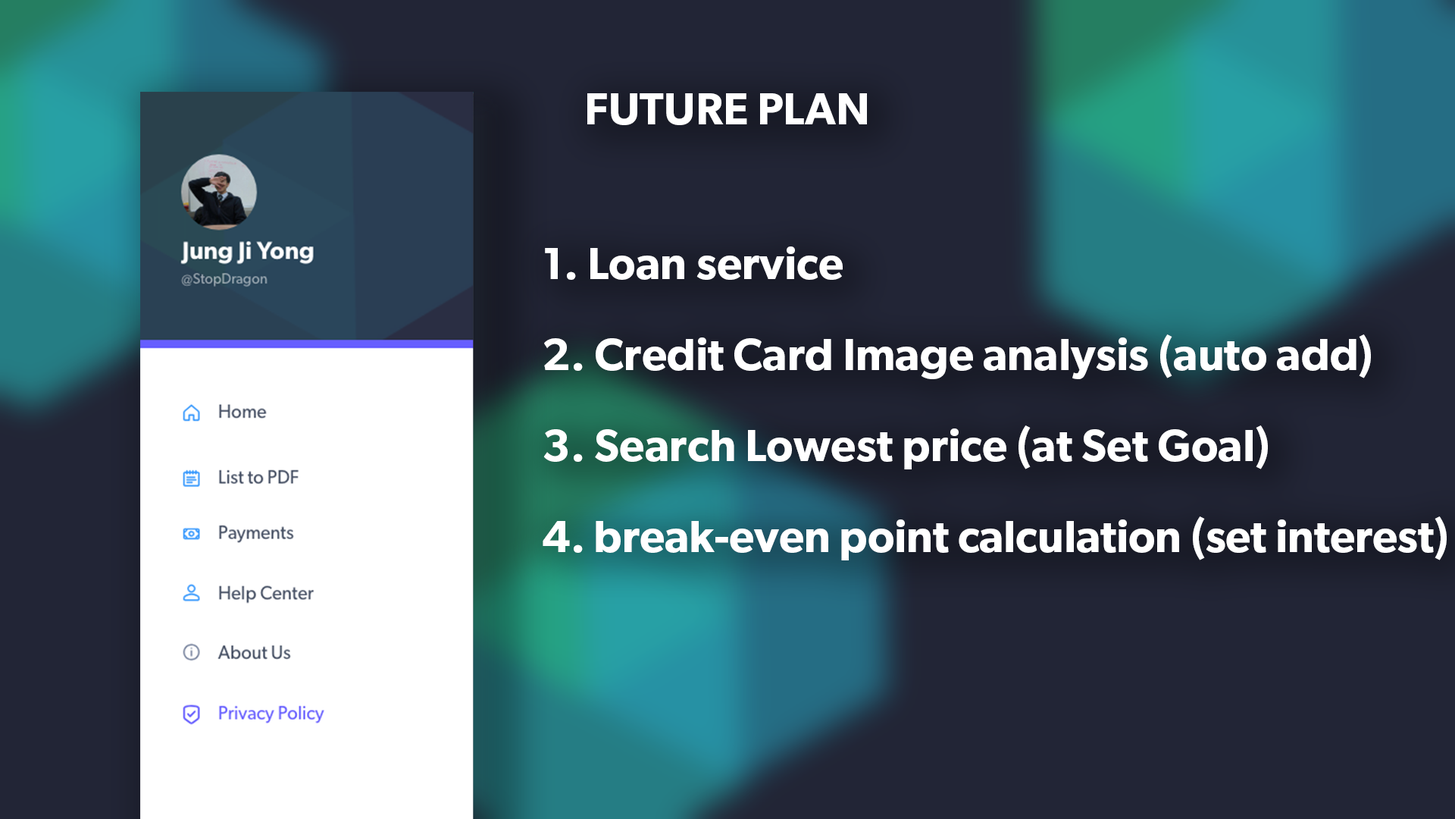
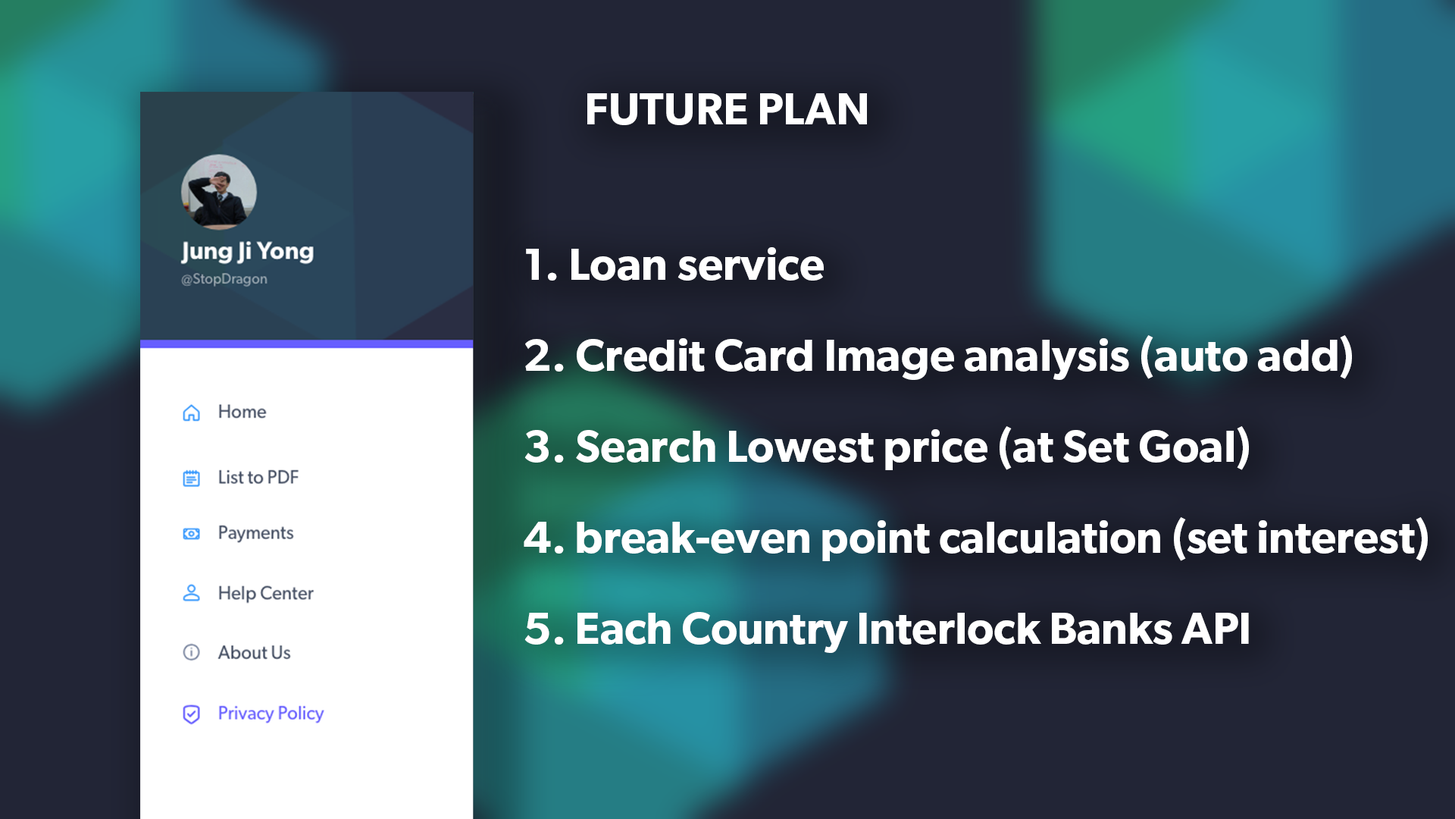
Comparing the layer stacks of the two 1455×819 images. Changes:
painted on "1. Loan service 2. Credit Card Image analysis (auto add) 3. S" over [523, 246, 1447, 653]
